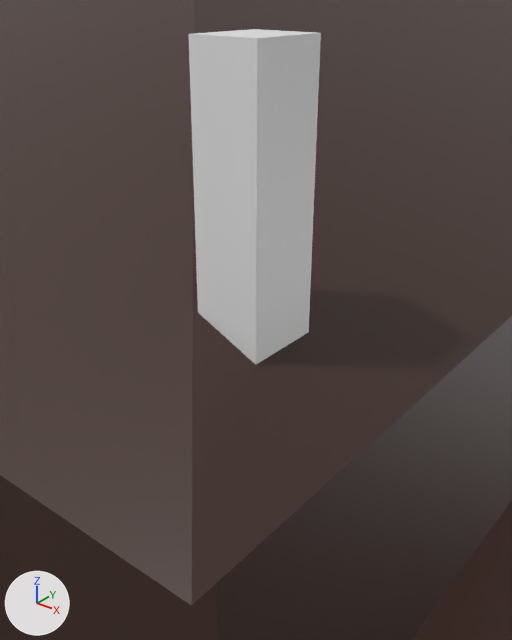
A saved change to the glTF model assets/models/tower.glb.
Rendered twice from a 50 mm lens placed at (4.517, -4.983, 11.611), pointed at (4.061, -4.413, 11.257). The lights are fixed; the arrows at lower left show +X, +Y and +Z. The first picture is the older version. Where no turn or scale is listed for an object, it has been applied to the vertices.

The first picture shows 'torch_anchor', 'tower'.
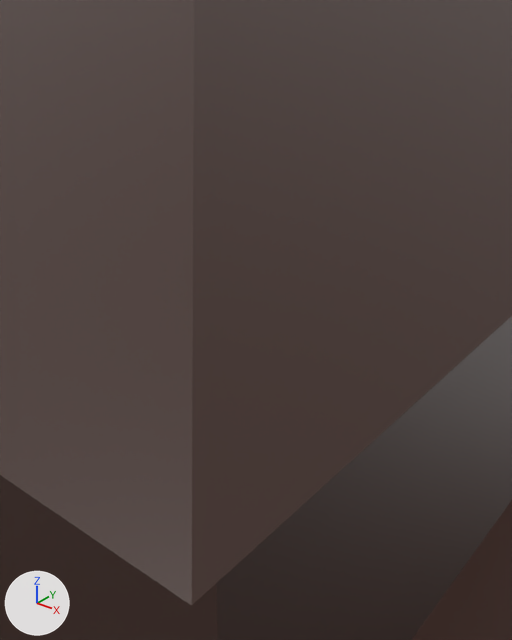
The newer file is also rescaled (x0.669), turned or shifted as a whole; pictures and numbers use the older file's frame.

The change, as a list of edits to the scene's bpy script:
```text
Remove ob_torch_anchor:
    ob_torch_anchor = bpy.data.objects.new('torch_anchor', me_cube)
    ob_torch_anchor.location = (4.026, -4.371, 11.371)
```

Location of each change, [x1, y1, x2, y2] in pixels of the pictures (512 x 640 px):
'torch_anchor', deleted: before [189, 29, 321, 364]
